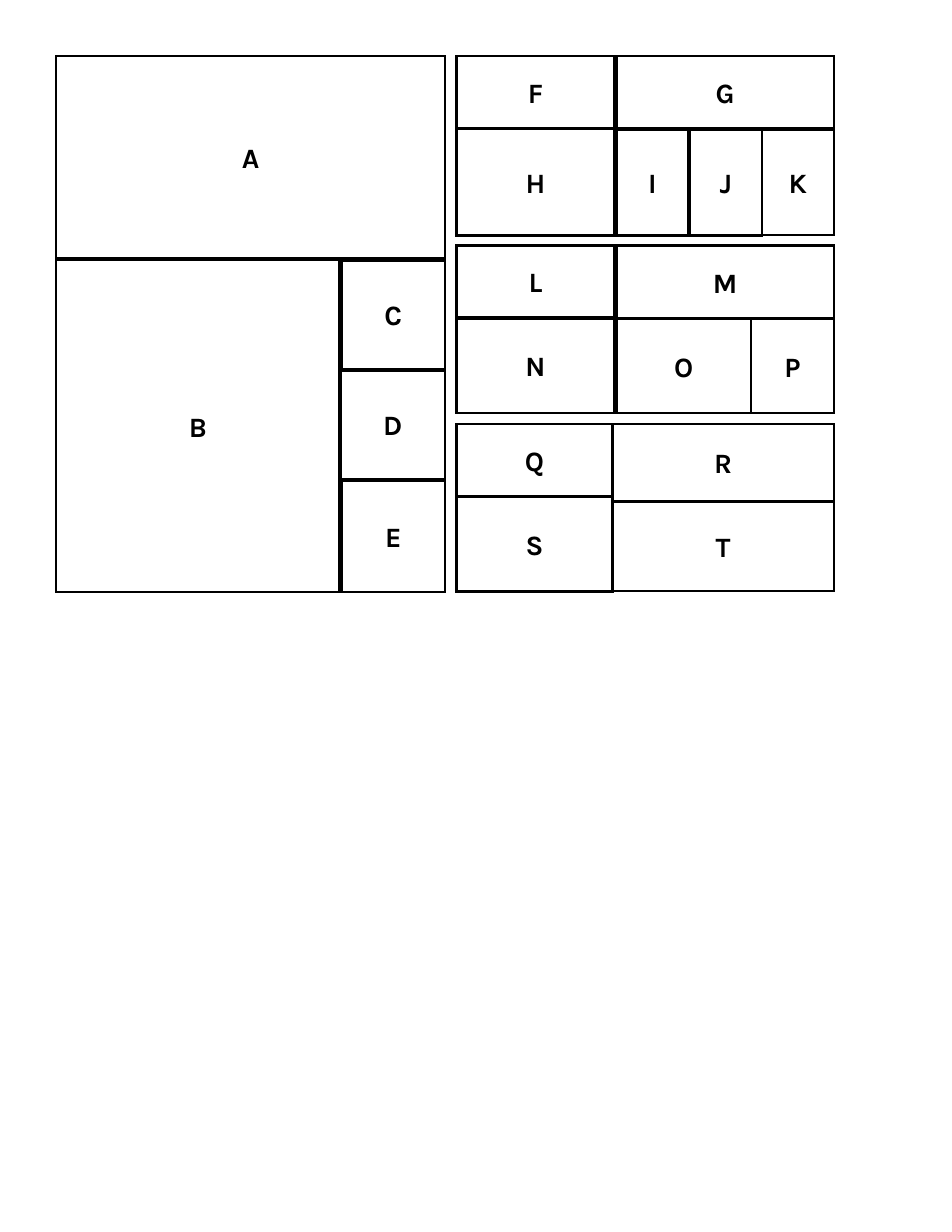
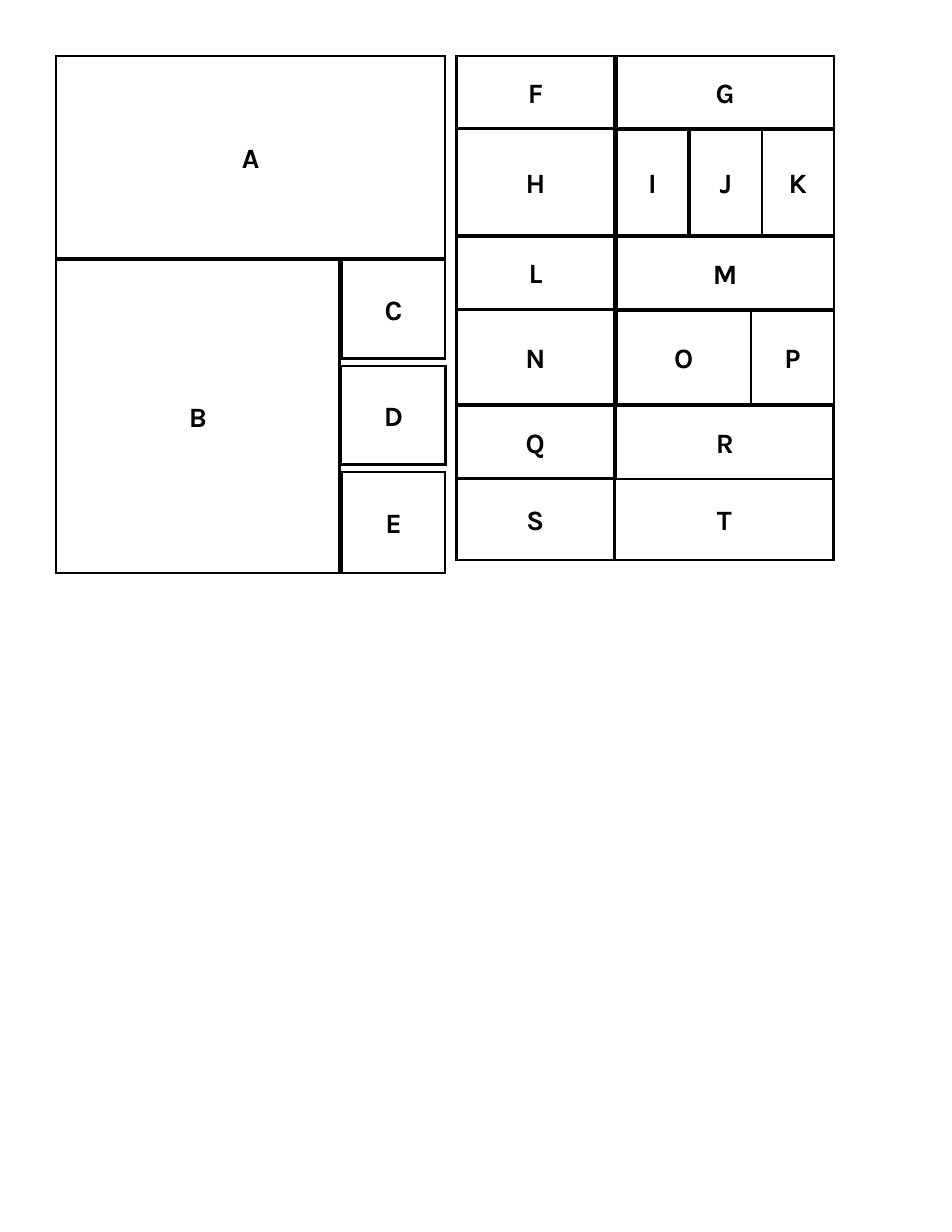
Before and after one commit to lauradriscoll/cosyne2026_adaptive_behavior, a slide deck: slide 1 of figures/fig1/fig1.pptx (slide 3 before the commit). Drawn at 952x1232 pixels with LibreOffice and Linux fonts; fonts in the diff are those of the drawing. Boxes give left, top, right and bottom in pixels: in the first picture for what was removed or moved away, otherwise in the second. Text is boxed around its words. In the diff, an @@ line names an element or a change of style, - is before the commit and + after.

```diff
--- a/figures/fig1/fig1.pptx
+++ b/figures/fig1/fig1.pptx
@@ rectangle "B": place and size @@
-rectangle "B" at <box>56,260,339,591</box>
+rectangle "B" at <box>56,260,339,573</box>
@@ rectangle "C": place and size @@
-rectangle "C" at <box>342,261,445,370</box>
+rectangle "C" at <box>342,260,445,358</box>
@@ 5 rectangles: place and size @@
-5 rectangles at <box>457,245,834,413</box>
+5 rectangles at <box>457,236,834,404</box>
@@ rectangle "D": place and size @@
-rectangle "D" at <box>340,371,445,479</box>
+rectangle "D" at <box>342,366,446,465</box>
@@ rectangle "Q": place and size @@
-rectangle "Q" at <box>457,424,613,496</box>
+rectangle "Q" at <box>457,405,615,477</box>
@@ rectangle "R": place and size @@
-rectangle "R" at <box>613,424,834,502</box>
+rectangle "R" at <box>616,405,833,478</box>
@@ rectangle "E": place and size @@
-rectangle "E" at <box>342,480,445,591</box>
+rectangle "E" at <box>342,473,445,573</box>
@@ rectangle "S": place and size @@
-rectangle "S" at <box>457,497,613,592</box>
+rectangle "S" at <box>457,479,615,561</box>
@@ rectangle "T": place and size @@
-rectangle "T" at <box>613,502,834,591</box>
+rectangle "T" at <box>615,479,833,561</box>
```
Also in this commit, not shown: 4 slides removed, 22 other files.
